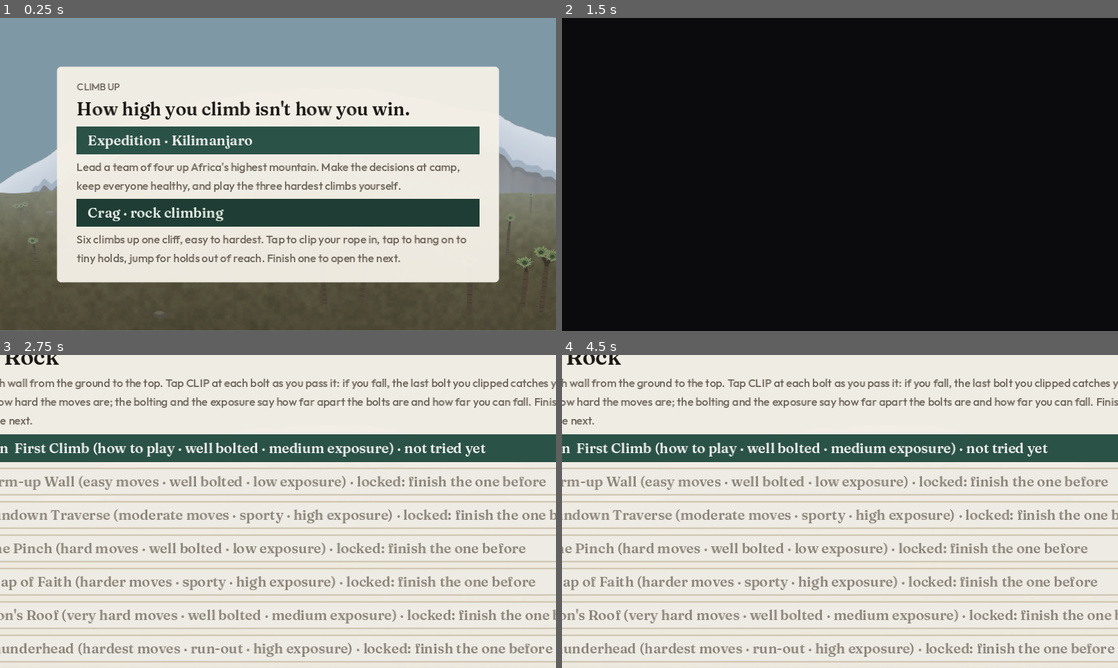
Above: before the commit, frames 1-4 (two rows, left to right).
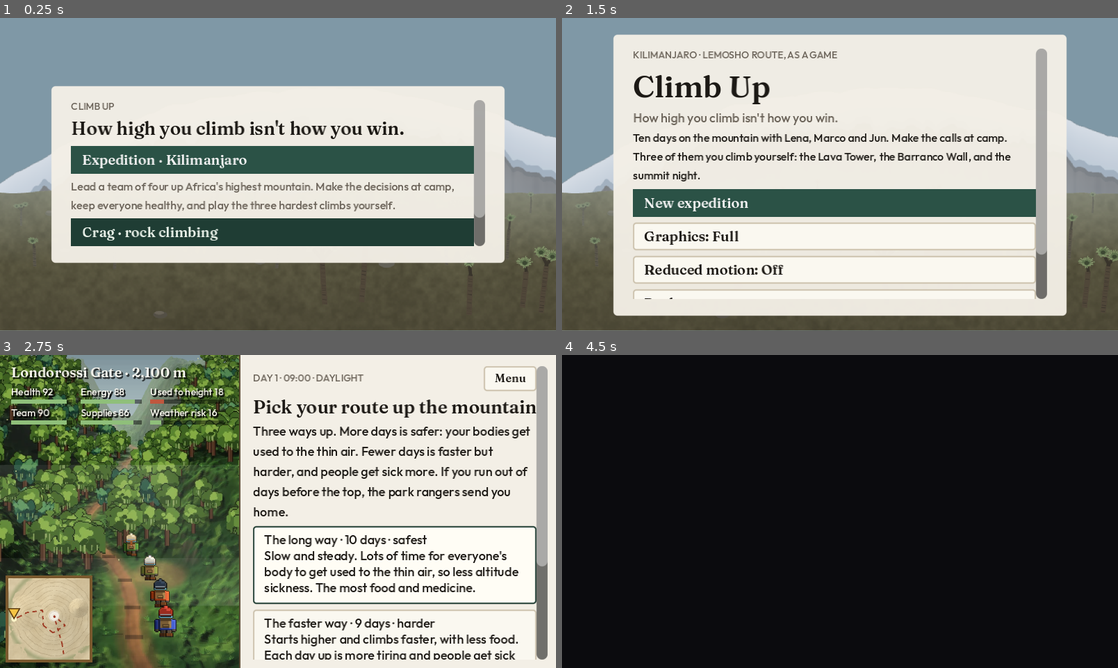
Above: after the commit, the same moments.

Repository: aking-beep/climb-up
Game: Godot game, scene res://modes/title/title.tscn
Two runs of this game, one before a commit and one after it. Both use one fixed random seed, a clock stepped at 60 frames per second and the inputs below.
Inputs (mouse positions are in pixels of both pictures, inside the frame that each line leads up to):
- Up to frame 1 (0.25 s): no input
- Up to frame 2 (1.5 s): click "Expedition · Kilimanjaro" at 0.5 s; click "Back" at 1.25 s
- Up to frame 3 (2.75 s): click (272, 539) at 2 s, where only the run after the commit has a clickable "New expedition"
- Up to frame 4 (4.5 s): move the mouse to (962, 495) at 2.77 s; hold Right (move_right) 2.78-3.5 s; tap Shift (brace) at 2.85 s; click (962, 495) at 2.92 s; tap Up (climb_up) at 3.02, 3.32 s; tap E (interact) at 3.05 s; click (956, 564) at 3.5 s, where only the run after the commit has a clickable "The long way · 10 days · safe…"; click (1073, 380) at 4.25 s, where only the run after the commit has a clickable "Menu"

The runs differ from the first frame. In frame 1, 32% of the frame differs, in the area x 9-91%, y 15-85%; in frame 2, 99%; in frame 3, 66%; in frame 4, 100%, in the area x 0-100%, y 0-100%.

Commit message:
Phone readability: scrolling cards and panels, bigger targets, backed hints
From the emulated phone audit:
- Menu cards and story panels scroll when taller than the screen (the
  crag route list was cut off top and bottom at 844x390 at 2x and on the
  iPhone SE); panels open at the top.
- Panel buttons 24 logical px tall (about 36 CSS px) with more space
  between them; the pause button 32 px; kickers 8 px.
- Pause menus keep Resume, route/turn back, Settings, quit; the toggles
  moved to a Settings page so the list fits a phone.
- Hints over the sky and rock get a dark backing.
- Phones see thumb controls on the expedition menu, not keyboard keys.
- 'Continue · ..., day N' counts days from 1 like the camp.
- The crag brief drops the shoes sentence (the buttons say it).
- tests/perf.tscn: CPU per frame for each climb (headless, not a test).
- Playtest checklist: crag table and an interruptions section for a
  real phone.

Co-Authored-By: Claude Opus 5.5 <noreply@anthropic.com>
Claude-Session: https://claude.ai/code/session_012oiSSfW9xutsnQ4PA8cAQG

Diff:
--- a/godot/core/input/touch_controls.gd
+++ b/godot/core/input/touch_controls.gd
@@ -56,7 +56,7 @@
 		_button("brace", "BRACE", r + Vector2(-100, -42), 40.0)
 		_button("rest", "REST", r + Vector2(-96, -92), 34.0)
 	_act_label = _act.get_child(0)
-	_button("pause", "II", Vector2(vp.x - 34, 6), 26.0)
+	_button("pause", "II", Vector2(vp.x - 38, 4), 32.0)
 	# Rotating or resizing rebuilds the overlay against the new edges.
 	get_viewport().size_changed.connect(func() -> void: TouchControls.attach.call_deferred(level), CONNECT_ONE_SHOT)
 
--- a/godot/core/ui/hud.gd
+++ b/godot/core/ui/hud.gd
@@ -50,6 +50,7 @@
 	v.add_child(_wind)
 	_hint = _label(9, Color(0.95, 0.94, 0.91))
 	_hint.position = Vector2(8, 66)
+	_backed(_hint)
 	root.add_child(_hint)
 	_flash = _label(11, Color(1, 0.97, 0.88))
 	_flash.set_anchors_preset(Control.PRESET_CENTER_TOP)
@@ -97,6 +98,18 @@
 	root.add_child(_prompt)
 
 
+## A dark backing behind text drawn over the sky and the rock.
+func _backed(l: Label) -> void:
+	var st := StyleBoxFlat.new()
+	st.bg_color = Color(0.05, 0.05, 0.07, 0.55)
+	st.set_corner_radius_all(2)
+	st.content_margin_left = 4
+	st.content_margin_right = 4
+	st.content_margin_top = 1
+	st.content_margin_bottom = 2
+	l.add_theme_stylebox_override("normal", st)
+
+
 func _label(size: int, color: Color) -> Label:
 	var l := Label.new()
 	l.add_theme_font_size_override("font_size", size)
@@ -156,6 +169,7 @@
 	else:
 		_wind_line(c)
 	_hint.text = _hint_for(level)
+	_hint.visible = _hint.text != ""
 	# On touch the context button says what it does; keys need the reminder.
 	_prompt.text = ("E: %s" % level.prompt) if level.prompt != "" and not Settings.touch_enabled() else ""
 
--- a/godot/core/ui/panel.gd
+++ b/godot/core/ui/panel.gd
@@ -17,7 +17,11 @@
 var _body: Label
 var _buttons: VBoxContainer
 var _kicker: Label
+var _scroll: ScrollContainer
+var _v: VBoxContainer
 var open := false
+## Taller than this share of the screen and the panel scrolls.
+const MAX_SHARE := 0.94
 
 
 func _ready() -> void:
@@ -46,10 +50,17 @@
 	style.content_margin_bottom = 8
 	_box.add_theme_stylebox_override("panel", style)
 	root.add_child(_box)
+	# A long brief on a short phone scrolls instead of running off the top.
+	_scroll = ScrollContainer.new()
+	_scroll.horizontal_scroll_mode = ScrollContainer.SCROLL_MODE_DISABLED
+	_scroll.follow_focus = true
+	_box.add_child(_scroll)
 	var v := VBoxContainer.new()
 	v.add_theme_constant_override("separation", 3)
-	_box.add_child(v)
-	_kicker = _label(7, MUTED, UiFont.body())
+	v.size_flags_horizontal = Control.SIZE_EXPAND_FILL
+	_scroll.add_child(v)
+	_v = v
+	_kicker = _label(8, MUTED, UiFont.body())
 	v.add_child(_kicker)
 	_title = _label(12, INK, UiFont.display())
 	v.add_child(_title)
@@ -58,7 +69,7 @@
 	_body.custom_minimum_size = Vector2(240, 0)
 	v.add_child(_body)
 	_buttons = VBoxContainer.new()
-	_buttons.add_theme_constant_override("separation", 2)
+	_buttons.add_theme_constant_override("separation", 4)
 	v.add_child(_buttons)
 	visible = false
 
@@ -92,7 +103,8 @@
 			b.add_theme_font_override("font", UiFont.display())
 		b.disabled = choice.size() > 2 and choice[2] == true
 		UiStyle.paper_button(b)
-		b.custom_minimum_size = Vector2(0, 18)
+		# About 36 CSS px on a phone: big enough for a thumb.
+		b.custom_minimum_size = Vector2(0, 24)
 		var id: String = choice[0]
 		b.pressed.connect(func() -> void: _choose(id))
 		_buttons.add_child(b)
@@ -100,8 +112,21 @@
 			first = b
 	visible = true
 	open = true
+	_fit.call_deferred()
 	if first:
 		first.call_deferred("grab_focus")
+
+
+func _fit() -> void:
+	if not is_inside_tree():
+		return
+	var want := _v.get_combined_minimum_size().y
+	var room := get_viewport().get_visible_rect().size.y * MAX_SHARE - 16.0
+	_scroll.custom_minimum_size = Vector2(0, minf(want, room))
+	# Open at the top (the title first), after focus has had its say.
+	await get_tree().process_frame
+	if is_inside_tree():
+		_scroll.scroll_vertical = 0
 
 
 func _choose(id: String) -> void:
--- a/godot/core/ui/screen.gd
+++ b/godot/core/ui/screen.gd
@@ -8,6 +8,10 @@
 const MUTED := Color(0.42, 0.39, 0.35)
 
 var card: VBoxContainer
+## The card scrolls when it is taller than the screen (a short phone held
+## sideways): the list never runs off the top or bottom.
+var scroll: ScrollContainer
+const EDGE := 10.0
 
 
 func _ready() -> void:
@@ -50,9 +54,25 @@
 	style.content_margin_bottom = 12
 	panel.add_theme_stylebox_override("panel", style)
 	add_child(panel)
+	scroll = ScrollContainer.new()
+	scroll.horizontal_scroll_mode = ScrollContainer.SCROLL_MODE_DISABLED
+	scroll.follow_focus = true
+	panel.add_child(scroll)
 	card = VBoxContainer.new()
 	card.add_theme_constant_override("separation", 4)
-	panel.add_child(card)
+	card.size_flags_horizontal = Control.SIZE_EXPAND_FILL
+	scroll.add_child(card)
+	get_viewport().size_changed.connect(fit)
+	fit.call_deferred()
+
+
+## Sizes the card's window to its content, up to the height of the screen.
+func fit() -> void:
+	if not is_inside_tree():
+		return
+	var want := card.get_combined_minimum_size()
+	var room := get_viewport_rect().size.y - 2.0 * EDGE - 22.0
+	scroll.custom_minimum_size = Vector2(want.x, minf(want.y, room))
 
 
 ## The Android back button on this screen.
--- a/godot/modes/crag/crag_level.gd
+++ b/godot/modes/crag/crag_level.gd
@@ -365,7 +365,6 @@
 	var choices: Array = [["start", "Tie in and climb"]]
 	if not route.get("tutorial", false):
 		# Pick the shoes, the ones worn last time first.
-		body += "\nPick your shoes: neutral ones are comfy and flat, aggressive ones tight and bent."
 		choices = []
 		for id in ["neutral", "aggressive"]:
 			var words := "Neutral shoes: slower, saves stamina" if id == "neutral" else "Aggressive shoes: faster, costs stamina"
@@ -905,12 +904,21 @@
 		["resume", "Resume"],
 		["look", "Look at the route"],
 		["lower", "Lower off"],
+		["settings", "Settings"],
+		["menu", "Back to the routes"],
+	])
+
+
+## Settings, a page of their own so the pause menu stays short on a phone.
+func settings_menu() -> void:
+	climber.lock(true)
+	panel.show_panel("Settings", route["name"], "", [
 		["touch", "Touch controls: %s" % ("On" if Settings.touch_enabled() else "Off")],
 		["quality", "Graphics: %s" % ["Full", "Reduced", "Low power"][Settings.quality]],
 		["motion", "Reduced motion: %s" % ("On" if Settings.reduced_motion else "Off")],
 		["haptics", "Vibration: %s" % ("On" if Settings.haptics else "Off")],
 		["fps", "Show FPS: %s" % ("On" if Settings.show_fps else "Off")],
-		["menu", "Back to the routes"],
+		["paused", "Back"],
 	])
 
 
@@ -940,20 +948,24 @@
 		"touch":
 			Settings.set_touch_controls(not Settings.touch_enabled())
 			TouchControls.attach(self)
-			pause_menu()
+			settings_menu()
 		"fps":
 			Settings.set_show_fps(not Settings.show_fps)
-			pause_menu()
+			settings_menu()
 		"quality":
 			Settings.set_quality((Settings.quality + 1) % 3)
 			Scenery.apply_quality(self)
-			pause_menu()
+			settings_menu()
 		"motion":
 			Settings.set_reduced_motion(not Settings.reduced_motion)
-			pause_menu()
+			settings_menu()
 		"haptics":
 			Settings.set_haptics(not Settings.haptics)
 			Haptics.tap(30)
+			settings_menu()
+		"settings":
+			settings_menu()
+		"paused":
 			pause_menu()
 		"again":
 			Crag.climb(route["id"])
--- a/godot/modes/expedition/levels/climb_level.gd
+++ b/godot/modes/expedition/levels/climb_level.gd
@@ -612,13 +612,22 @@
 		[
 			["resume", "Resume"],
 			["retreat", spec["copy"]["backOff"]],
-			["quality", "Graphics: %s" % ["Full", "Reduced", "Low power"][Settings.quality]],
-			["motion", "Reduced motion: %s" % ("On" if Settings.reduced_motion else "Off")],
-			["touch", "Touch controls: %s" % ("On" if Settings.touch_enabled() else "Off")],
-			["haptics", "Vibration: %s" % ("On" if Settings.haptics else "Off")],
-			["fps", "Show FPS: %s" % ("On" if Settings.show_fps else "Off")],
+			["settings", "Settings"],
 			["quit", "Save and go to the menu"],
 		])
+
+
+## Settings, a page of their own so the pause menu stays short on a phone.
+func settings_menu() -> void:
+	climber.lock(true)
+	panel.show_panel("Settings", spec["hud"], "", [
+		["quality", "Graphics: %s" % ["Full", "Reduced", "Low power"][Settings.quality]],
+		["motion", "Reduced motion: %s" % ("On" if Settings.reduced_motion else "Off")],
+		["touch", "Touch controls: %s" % ("On" if Settings.touch_enabled() else "Off")],
+		["haptics", "Vibration: %s" % ("On" if Settings.haptics else "Off")],
+		["fps", "Show FPS: %s" % ("On" if Settings.show_fps else "Off")],
+		["paused", "Back"],
+	])
 
 
 func _on_choice(id: String) -> void:
@@ -668,20 +677,24 @@
 		"quality":
 			Settings.set_quality((Settings.quality + 1) % 3)
 			Scenery.apply_quality(self)
-			pause_menu()
+			settings_menu()
 		"motion":
 			Settings.set_reduced_motion(not Settings.reduced_motion)
-			pause_menu()
+			settings_menu()
 		"fps":
 			Settings.set_show_fps(not Settings.show_fps)
-			pause_menu()
+			settings_menu()
 		"haptics":
 			Settings.set_haptics(not Settings.haptics)
 			Haptics.tap(30)
-			pause_menu()
+			settings_menu()
 		"touch":
 			Settings.set_touch_controls(not Settings.touch_enabled())
 			TouchControls.attach(self)
+			settings_menu()
+		"settings":
+			settings_menu()
+		"paused":
 			pause_menu()
 		"quit":
 			_remember()
--- a/godot/modes/expedition/menu.gd
+++ b/godot/modes/expedition/menu.gd
@@ -11,7 +11,7 @@
 	text("Ten days on the mountain with Lena, Marco and Jun. Make the calls at camp. Three of them you climb yourself: the Lava Tower, the Barranco Wall, and the summit night.")
 	if has_save:
 		var s: Dictionary = Expedition.state()
-		var label := "Continue · %s, day %d" % [Kili.checkpoint_name(s["checkpoint"]), ExpeditionEngine.day_of(s)]
+		var label := "Continue · %s, day %d" % [Kili.checkpoint_name(s["checkpoint"]), ExpeditionEngine.day_of(s) + 1]
 		if Expedition.pending() != null and int(Expedition.climb.get("checkpoint", 0)) > 0:
 			label = "Continue the climb (cairn %d)" % int(Expedition.climb["checkpoint"])
 		button(label, _continue, true).grab_focus()
@@ -21,7 +21,10 @@
 	button("Graphics: %s" % ["Full", "Reduced", "Low power"][Settings.quality], _quality)
 	button("Reduced motion: %s" % ("On" if Settings.reduced_motion else "Off"), _motion)
 	button("Back", func() -> void: Expedition.go("res://modes/title/title.tscn"))
-	text("Keys: arrows or WASD · UP on rock climbs · SPACE jump · E talk / climb · Shift brace · R rest · Esc pause. Phones: left thumb moves, right thumb jumps and acts.", 7, MUTED)
+	if Settings.touch_enabled():
+		text("Left thumb moves (push up on rock to climb); right thumb jumps and acts (talk, climb, help). II pauses.", 8, MUTED)
+	else:
+		text("Keys: arrows or WASD · UP on rock climbs · SPACE jump · E talk / climb · Shift brace · R rest · Esc pause.", 8, MUTED)
 
 
 func _continue() -> void:
--- /dev/null
+++ b/godot/tests/perf.gd
@@ -0,0 +1,47 @@
+extends Node
+## Not a test: how much CPU each climb's simulation and scene take per frame
+## on this machine, with a climber walking and climbing, every hazard live.
+## Rendering is not measured (headless); real frame rate needs a phone.
+##   godot --headless --path godot res://tests/perf.tscn
+
+
+func _ready() -> void:
+	Expedition.navigate = false
+	Crag.navigate = false
+	var rows: Array = []
+	for id in ["lava-tower", "barranco-wall", "summit-night"]:
+		Expedition.new_expedition(7)
+		Expedition.session = TestSessions.at(id)
+		Expedition.climb = {}
+		Expedition.resume_climb()
+		rows.append(await _measure(id, load(Expedition.LEVELS[id]).instantiate()))
+	for id in ["warm-up", "thunderhead"]:
+		Crag.current = id
+		rows.append(await _measure("crag " + id, load(Crag.LEVEL).instantiate()))
+	for r in rows:
+		print("PERF %-20s CPU per frame avg %.2f ms · p95 %.2f ms · max %.2f ms · nodes %d" % r)
+	SaveGame.erase()
+	get_tree().quit(0)
+
+
+func _measure(name: String, level: Node) -> Array:
+	add_child(level)
+	await get_tree().physics_frame
+	level.panel.choose("start" if not (level is CragLevel) or name.ends_with("lesson") else "neutral")
+	if level.panel.open:
+		level.panel.choose("start")
+	# Headless with --fixed-fps runs frames back to back: wall time per frame
+	# is the CPU the whole frame (simulation, scene, scripts) costs.
+	var frames: Array = []
+	for i in 600:
+		GameInput.scripted = {"move_right": i % 120 < 90, "climb_up": true, "jump": i % 50 == 0}
+		var t := Time.get_ticks_usec()
+		await get_tree().physics_frame
+		frames.append((Time.get_ticks_usec() - t) / 1000.0)
+	GameInput.scripted = {}
+	frames.sort()
+	var nodes := int(Performance.get_monitor(Performance.OBJECT_NODE_COUNT))
+	level.queue_free()
+	await get_tree().physics_frame
+	var avg := func(a: Array) -> float: return a.reduce(func(x, y): return x + y, 0.0) / a.size()
+	return [name, avg.call(frames), frames[int(frames.size() * 0.95)], frames.max(), nodes]
--- /dev/null
+++ b/godot/tests/perf.tscn
@@ -0,0 +1,6 @@
+[gd_scene load_steps=2 format=3]
+
+[ext_resource type="Script" path="res://tests/perf.gd" id="1"]
+
+[node name="Perf" type="Node"]
+script = ExtResource("1")
Not shown, added: godot/tests/perf.gd.uid
Not shown, changed: docs/playtest-checklist.md
